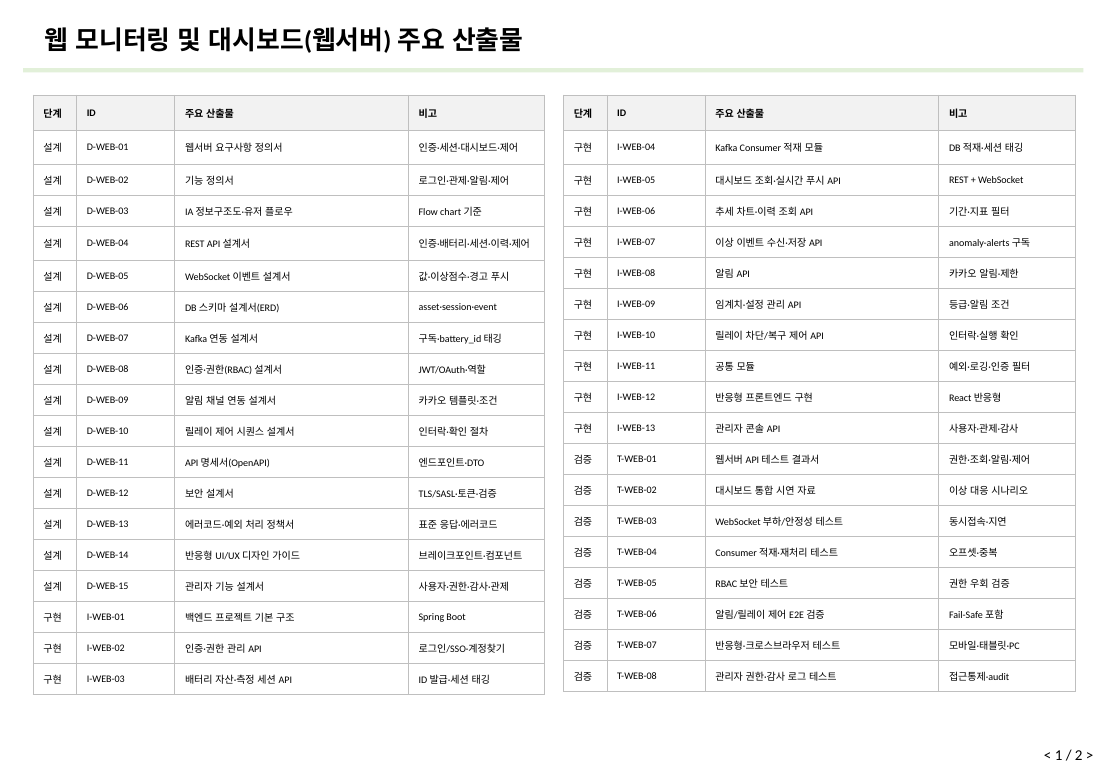
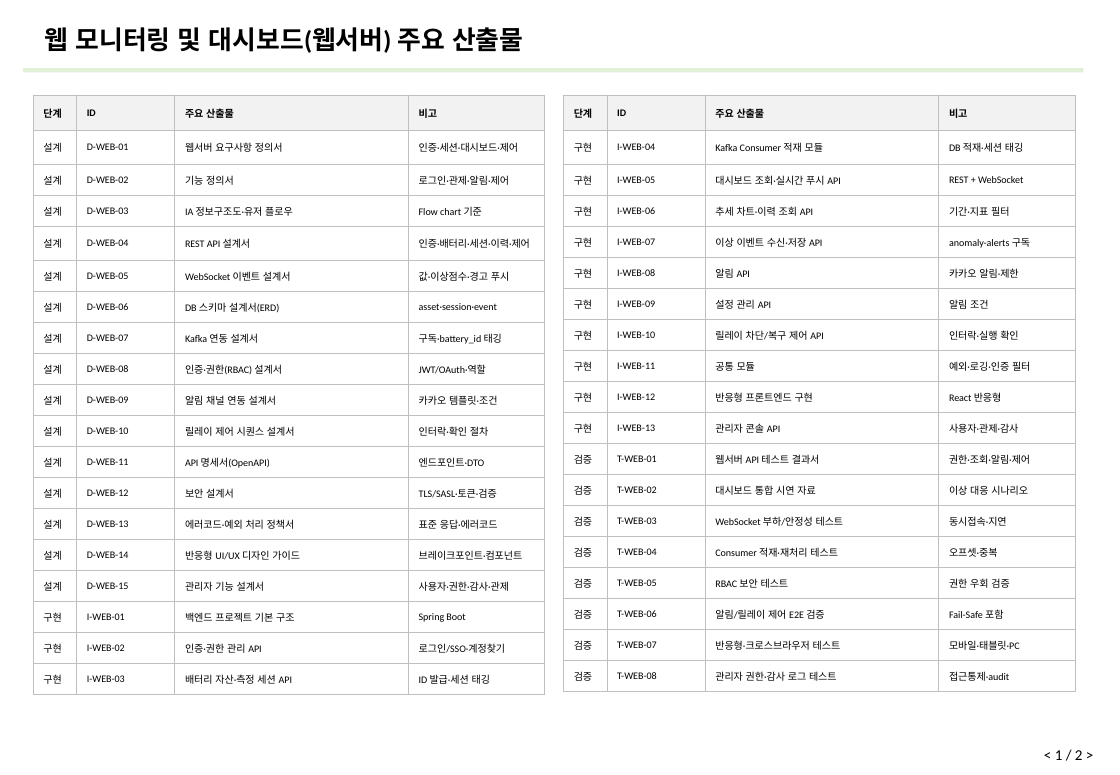
Before and after one commit to ricky30825-creator/BMS, a slide deck: slide 31 of 설계 산출물/설계 산출물_v4_6.29.pptx. Drawn at 1120x775 pixels with LibreOffice and Linux fonts; fonts in the diff are those of the drawing. Boxes give left, top, right and bottom in pixels: in the first picture for what was removed or moved away, otherwise in the second. Text is boxed around its words. In the diff, an @@ line names an element or a change of style, - is before the commit and + after.

```diff
--- a/설계 산출물/설계 산출물_v4_6.29.pptx
+++ b/설계 산출물/설계 산출물_v4_6.29.pptx
@@ table at bbox=[564, 95, 1076, 692] @@
-row 7, column 3: 임계치·설정 관리 API
+row 7, column 3: 설정 관리 API
-row 7, column 4: 등급·알림 조건
+row 7, column 4: 알림 조건
```
Also in this commit, not shown: 7 other slides changed, 6 slides added, 1 slide removed, 12 other files.
